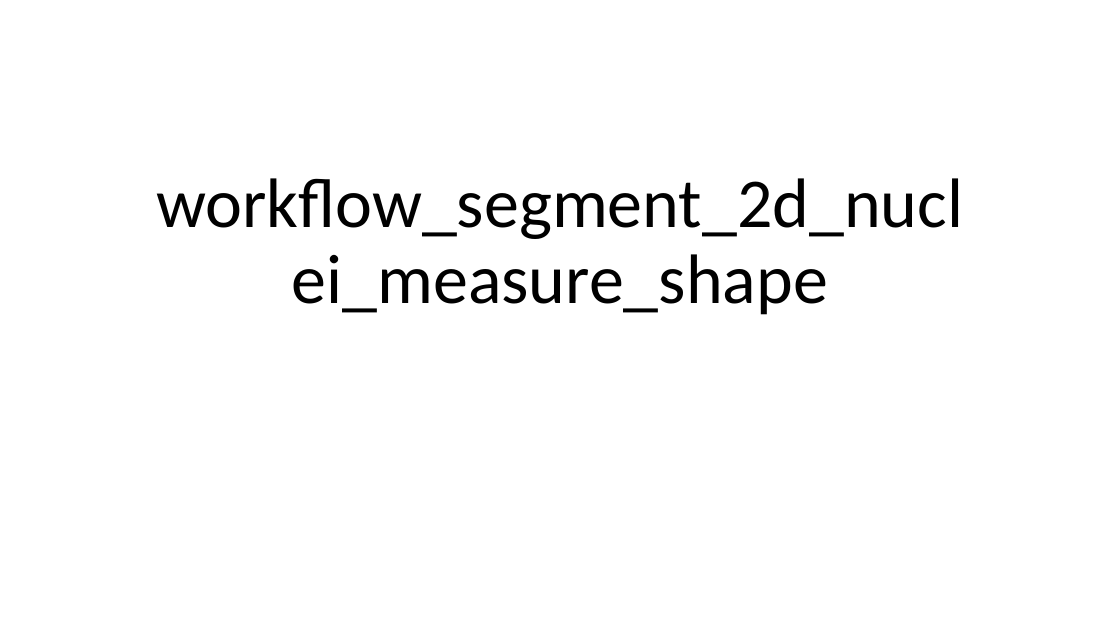
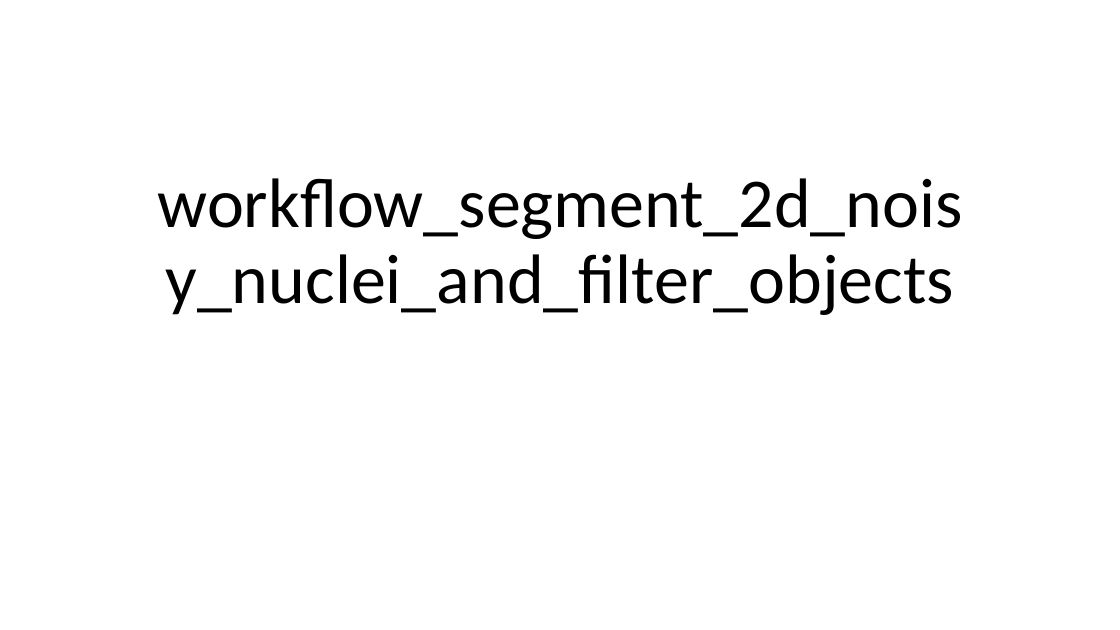
Before and after one commit to NEUBIAS/training-resources, a slide deck: slide 1 of figures/resources/workflow_segment_2d_nuclei_measure_shape.pptx. Drawn at 1120x630 pixels with LibreOffice and Linux fonts; fonts in the diff are those of the drawing. Boxes give left, top, right and bottom in pixels: in the first picture for what was removed or moved away, otherwise in the second. Text is boxed around its words. In the diff, an @@ line names an element or a change of style, - is before the commit and + after.

Commit message:
First version of workflow 2 module

```diff
--- a/figures/resources/workflow_segment_2d_nuclei_measure_shape.pptx
+++ b/figures/resources/workflow_segment_2d_nuclei_measure_shape.pptx
@@ title at [158, 178, 963, 315]: text changed @@
-workflow_segment_2d_nuclei_measure_shape
+workflow_segment_2d_noisy_nuclei_and_filter_objects
```
Also in this commit, not shown: 2 slides added, 2 slides removed, 4 other files.
